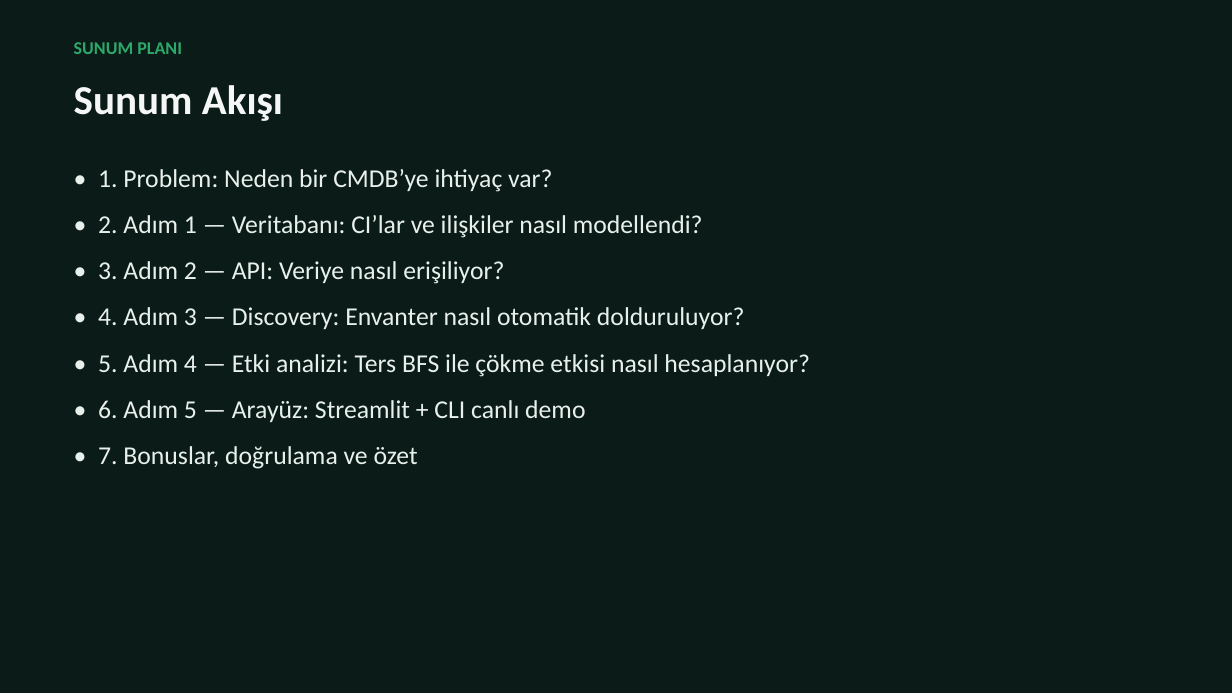
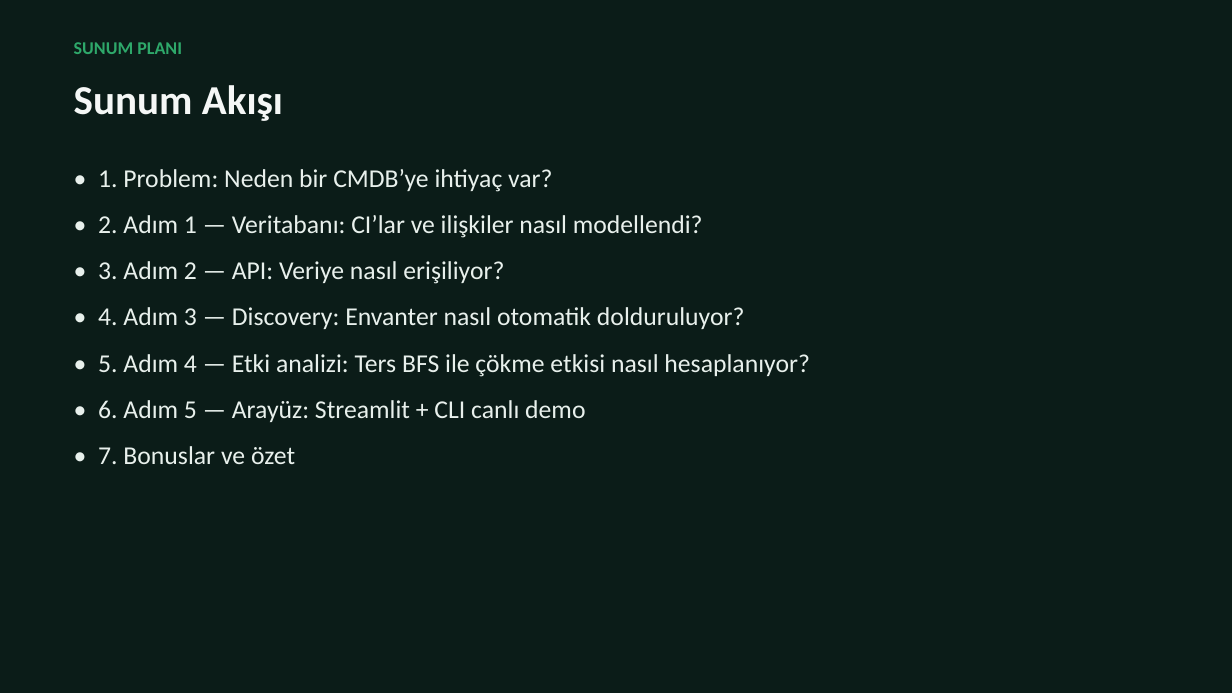
Before and after one commit to beyzayilmaz1/konsalt-challenge-11-mini-cmdb-impact-analysis, a slide deck: slide 2 of SUNUM_Challenge11.pptx. Drawn at 1232x693 pixels with LibreOffice and Linux fonts; fonts in the diff are those of the drawing. Boxes give left, top, right and bottom in pixels: in the first picture for what was removed or moved away, otherwise in the second. Text is boxed around its words. In the diff, an @@ line names an element or a change of style, - is before the commit and + after.

```diff
--- a/SUNUM_Challenge11.pptx
+++ b/SUNUM_Challenge11.pptx
@@ text at (98, 446, 295, 464): text changed @@
-• 7. Bonuslar, doğrulama ve özet
+• 7. Bonuslar ve özet
```
Also in this commit, not shown: 1 other slide changed, 1 slide removed.
